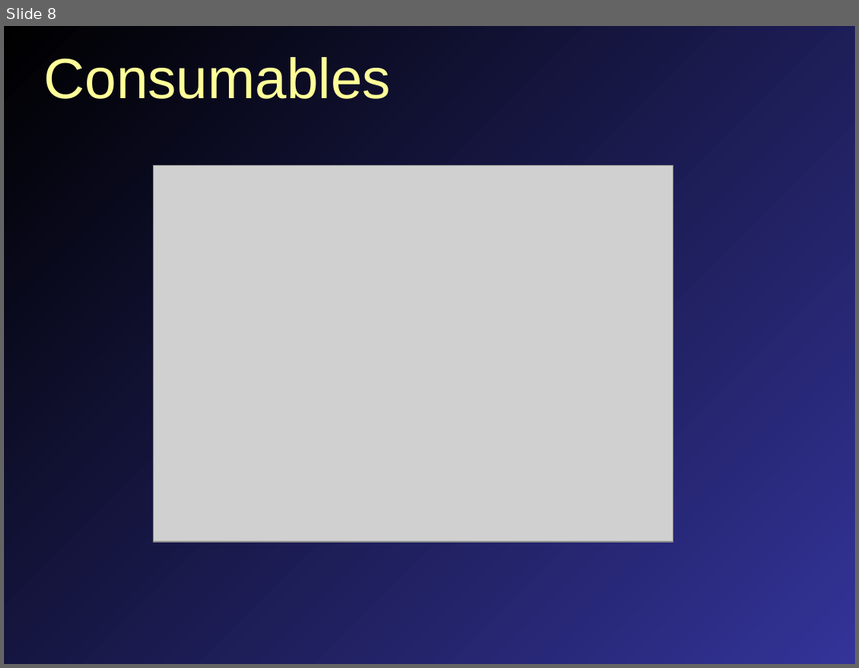
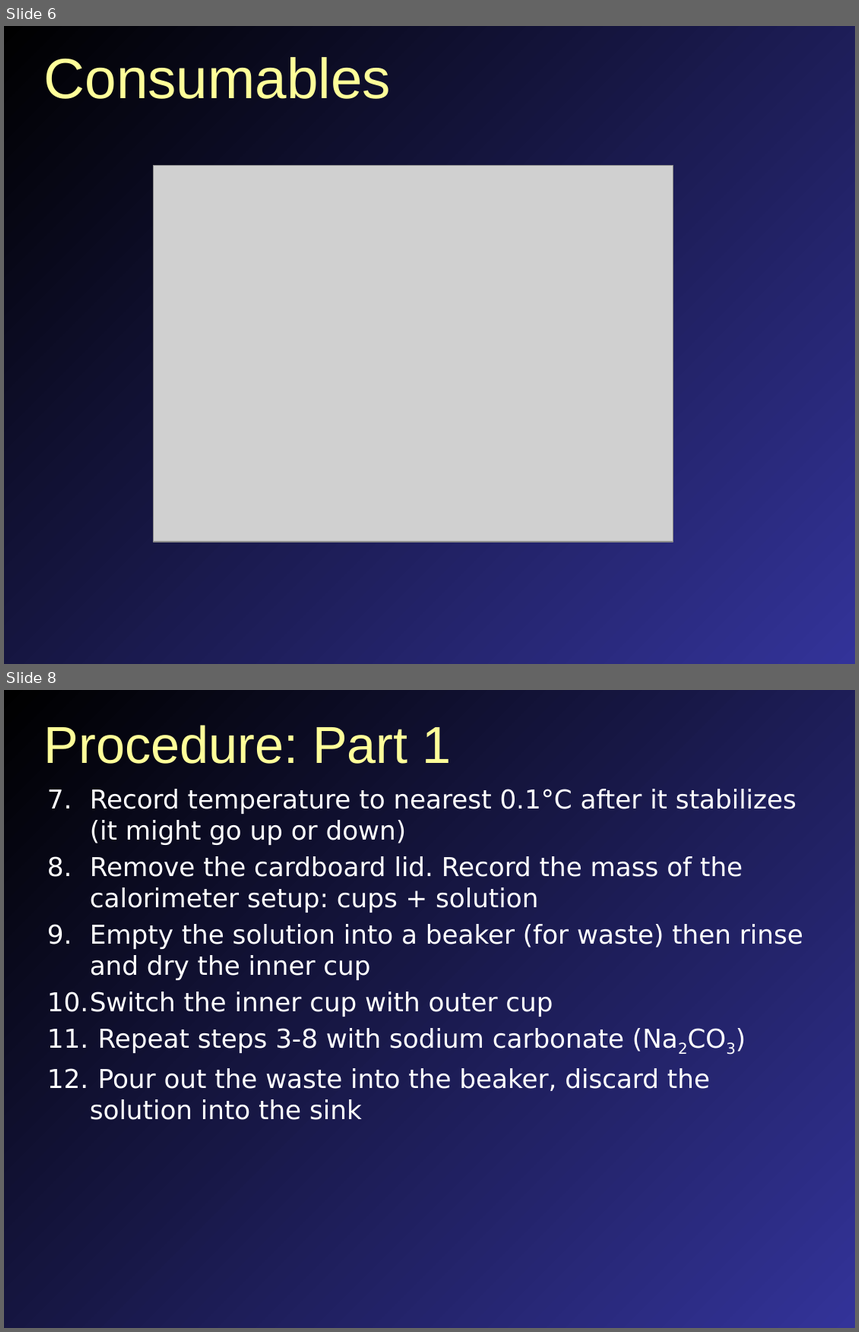
Before and after one commit to mavigozler/mavigozler.github.io, a slide deck: Teaching/Chemistry/Labs/FCC Chem 3A Expt 7a Calorimetry.pptx. Shown one above the other, each under a label of ours: slide 8 before the commit, slides 6 and 8 after it; the slides between them are not shown. The pictures are 859x668 and 859x1332 pixels, drawn with LibreOffice and Linux fonts; fonts in the diff are those of the drawing; grey boxes stand for pictures. Boxes give left, top, right and bottom in pixels: in the first picture for what was removed or moved away, otherwise in the second. Text is boxed around its words. In the diff, an @@ line names an element or a change of style, - is before the commit and + after.

```diff
--- a/Teaching/Chemistry/Labs/FCC Chem 3A Expt 7a Calorimetry.pptx
+++ b/Teaching/Chemistry/Labs/FCC Chem 3A Expt 7a Calorimetry.pptx
@@ slide 8 added at [4, 690, 855, 1328], background gradient #000000 to #333399 @@
@@ title added at [44, 725, 452, 764], 44 pt, text #FFFF99 @@
+Procedure: Part 1
@@ text added at [47, 789, 804, 1120], 22 pt, text #FFFFFF @@
+7. Record temperature to nearest 0.1°C after it stabilizes (it might go up or down)
+8. Remove the cardboard lid. Record the mass of the calorimeter setup: cups + solution
+9. Empty the solution into a beaker (for waste) then rinse and dry the inner cup
+10. Switch the inner cup with outer cup
+11. Repeat steps 3-8 with sodium carbonate (Na2CO3)
+12. Pour out the waste into the beaker, discard the solution into the sink
@@ what was slide 8 is now slide 6 @@
```
Also in this commit, not shown: 5 slides changed, 8 other slides added, 7 slides removed, 21 other files.
